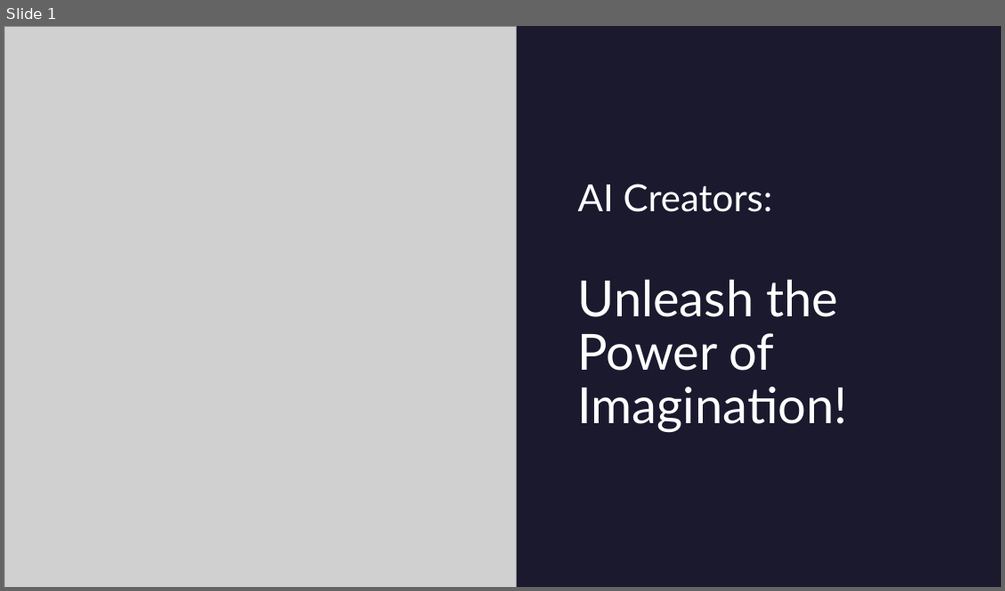
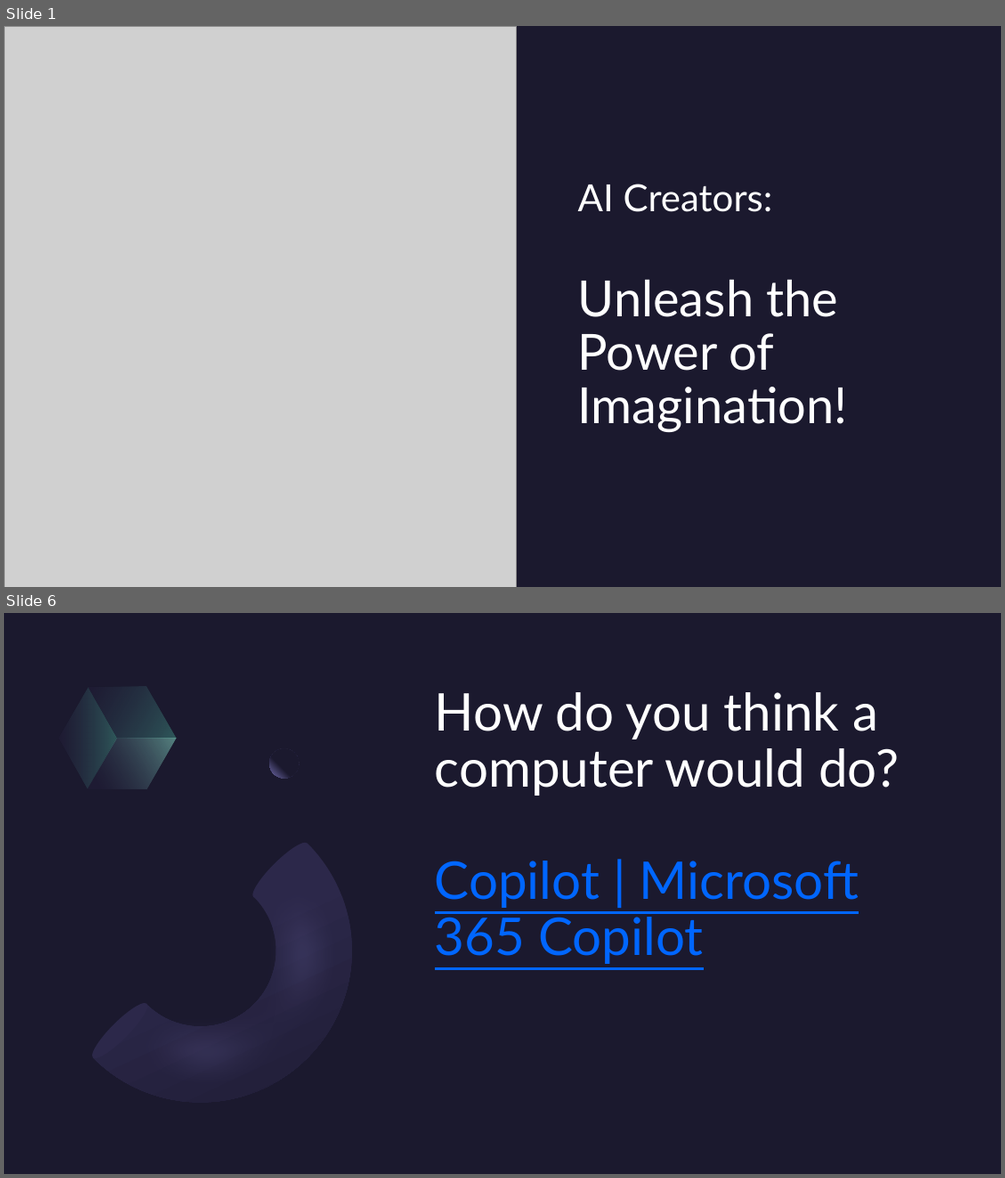
Before and after one commit to dseefeld/microbit, a slide deck: AICreators-JamestownEvent.pptx. Shown one above the other, each under a label of ours: slide 1 before the commit, slides 1 and 6 after it; the slides between them are not shown. The pictures are 1005x591 and 1005x1178 pixels, drawn with LibreOffice and Linux fonts; fonts in the diff are those of the drawing; grey boxes stand for pictures. Boxes give left, top, right and bottom in pixels: in the first picture for what was removed or moved away, otherwise in the second. Text is boxed around its words. In the diff, an @@ line names an element or a change of style, - is before the commit and + after.

```diff
--- a/AICreators-JamestownEvent.pptx
+++ b/AICreators-JamestownEvent.pptx
@@ slide 6 added at (4,613,1001,1174), background #1B192E @@
@@ rectangle added at (4,613,1001,1174), fill #1B192E @@
@@ freeform shape added at (73,662,191,764), fill gradient #2C284A to #5BEFC1 @@
@@ freeform shape added at (44,687,131,788), fill gradient #2C284A to #5BEFC1 @@
@@ title added at (435,692,898,964), 50 pt, text #FFFFFF @@
+How do you think a computer would do?
+Copilot | Microsoft 365 Copilot
@@ freeform shape added at (87,712,176,814), fill gradient #2C284A to #92F4D6 @@
@@ ellipse added at (269,748,299,778), fill gradient #1B192E to #7771B2 @@
@@ group added at (74,823,415,1166): 2 freeform shapes, 2 ellipses @@
```
Also in this commit, not shown: 5 other slides added.
